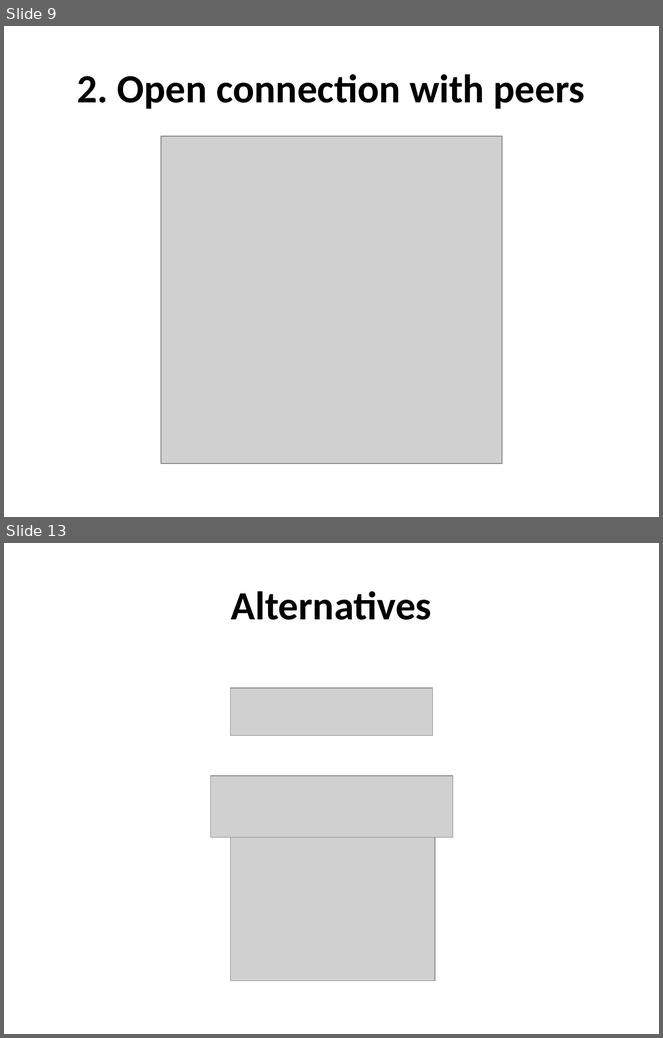
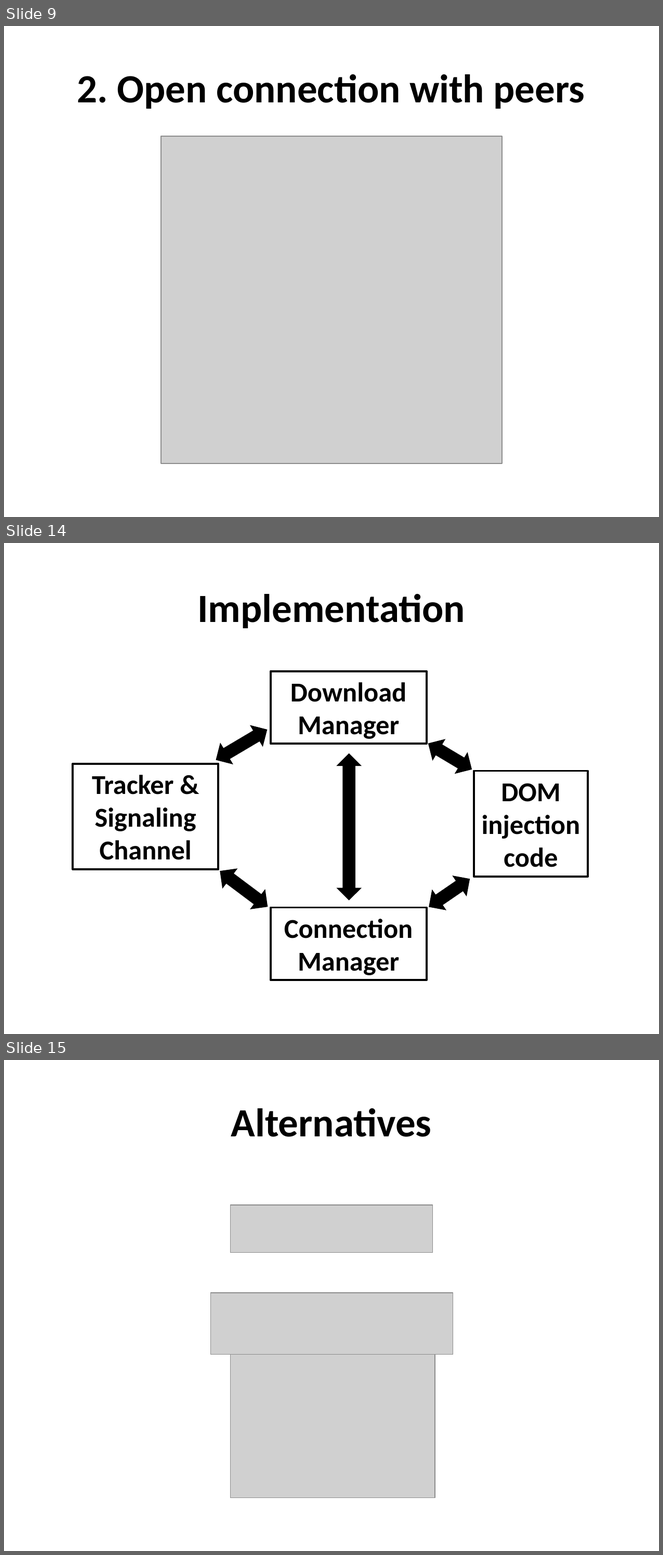
Before and after one commit to wwwiretap/zauberflote, a slide deck: doc/presentation/presentation_long.pptx. Shown one above the other, each under a label of ours: slides 9 and 13 before the commit, slides 9, 14 and 15 after it; the slides between them are not shown. The pictures are 663x1038 and 663x1555 pixels, drawn with LibreOffice and Linux fonts; fonts in the diff are those of the drawing; grey boxes stand for pictures. Boxes give left, top, right and bottom in pixels: in the first picture for what was removed or moved away, otherwise in the second. Text is boxed around its words. In the diff, an @@ line names an element or a change of style, - is before the commit and + after.

```diff
--- a/doc/presentation/presentation_long.pptx
+++ b/doc/presentation/presentation_long.pptx
@@ slide 14 added at <box>4,543,659,1034</box>, background #FFFFFF @@
@@ text added at <box>197,594,465,628</box>, 44 pt, text #000000, bold @@
+Implementation
@@ rectangle added at <box>271,671,427,744</box>, outline #000000 2.25 pt, 30 pt, text #000000, bold @@
+Download Manager
@@ left right arrow added at <box>209,719,274,771</box>, fill #000000 @@
@@ left right arrow added at <box>422,733,479,781</box>, fill #000000 @@
@@ left right arrow added at <box>336,753,362,901</box>, fill #000000 @@
@@ rectangle added at <box>73,764,218,870</box>, outline #000000 2.25 pt, 30 pt, text #000000, bold @@
+Tracker & Signaling Channel
@@ rectangle added at <box>474,771,588,877</box>, outline #000000 2.25 pt, 30 pt, text #000000, bold @@
+DOM injection
+code
@@ left right arrow added at <box>213,861,275,917</box>, fill #000000 @@
@@ left right arrow added at <box>422,869,477,918</box>, fill #000000 @@
@@ rectangle added at <box>271,908,427,981</box>, outline #000000 2.25 pt, 30 pt, text #000000, bold @@
+Connection Manager
@@ what was slide 13 is now slide 15 @@
```
Also in this commit, not shown: 5 slides changed, 3 other slides added.
